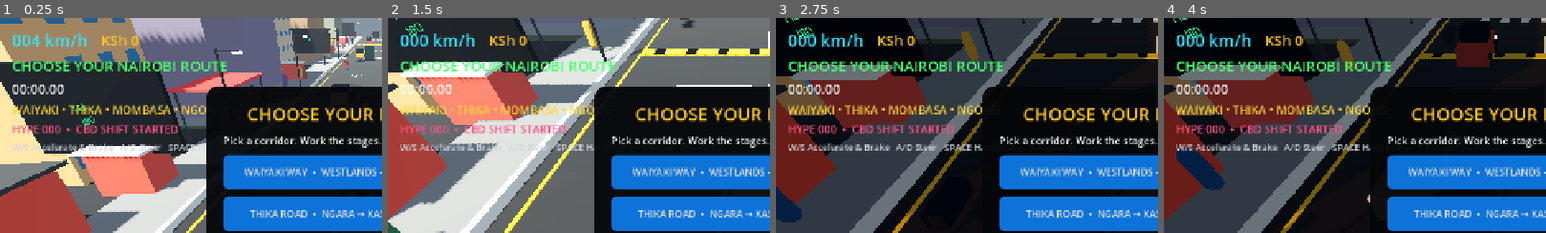
Above: before the commit, frames 1-4 (left to right).
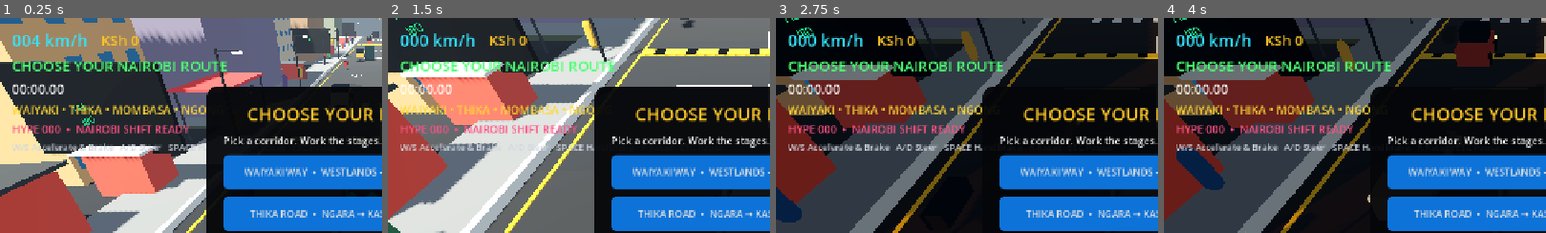
Above: after the commit, the same moments.

Repository: beathubonline-arch/Matatu-Mayhem
Game: Godot game, scene res://scenes/main/Main.tscn
Same seed, same stepped clock (60 frames per second), same inputs: the game is played once before the commit and once after it.
Inputs (mouse positions are % of the whole screen's width and height, from its top left):
- Up to frame 1 (0.25 s): no input
- Up to frame 2 (1.5 s): tap Enter at 0.5 s; move the mouse to (72, 45) at 0.52 s; hold D (steer_right) 0.53-1.28 s; hold N (radio_next) 0.53-1.28 s; click (72, 45) at 0.67 s; move the mouse to (30, 55) at 1.27 s; hold S (brake) from 1.28 s (still down); tap M (radio_toggle) at 1.35 s
- Up to frame 3 (2.75 s): move the mouse to (60, 28) at 2.02 s; release S (brake) at 2.03 s; hold D (steer_right) from 2.03 s (still down); tap L at 2.1 s
- Up to frame 4 (4 s): move the mouse to (45, 70) at 2.77 s; release D (steer_right) at 2.78 s; hold W (accelerate) 2.78-3.53 s; tap N (radio_next) at 2.85 s; click (45, 70) at 2.92 s; move the mouse to (80, 65) at 3.52 s; hold A (steer_left) from 3.53 s (still down); hold M (radio_toggle) from 3.53 s (still down)
The pictures show only the part of the screen within x 0-50%, y 0-50%; the shares and areas given below are measured in that part.

The runs differ from the first frame. In frame 1, 0.9% of the frame differs, in the area x 20-50%, y 49-54%; in frame 2, 0.8%; in frame 3, 0.9%; in frame 4, 0.9%.

Commit message:
Show Nairobi-wide shift status in HUD

Diff:
--- a/scripts/ui/HUD.gd
+++ b/scripts/ui/HUD.gd
@@ -67,7 +67,7 @@
 		corridor_service.service_progress.connect(_on_service_progress)
 		corridor_service.run_time_changed.connect(_on_corridor_time_changed)
 		corridor_service.passenger_load_changed.connect(_on_passenger_load_changed)
-	_on_hype_changed(0, 0, "CBD SHIFT STARTED")
+	_on_hype_changed(0, 0, "NAIROBI SHIFT READY")
 	if OS.has_feature("mobile") or DisplayServer.is_touchscreen_available():
 		controls_label.visible = false
 	else:
